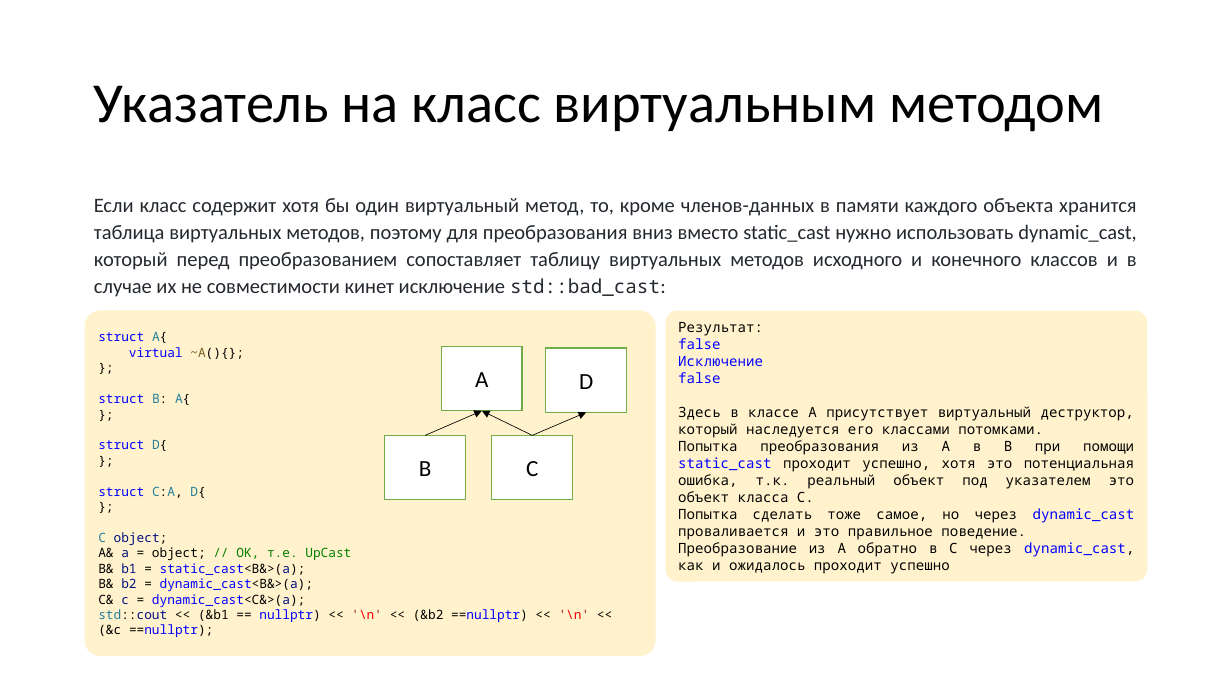
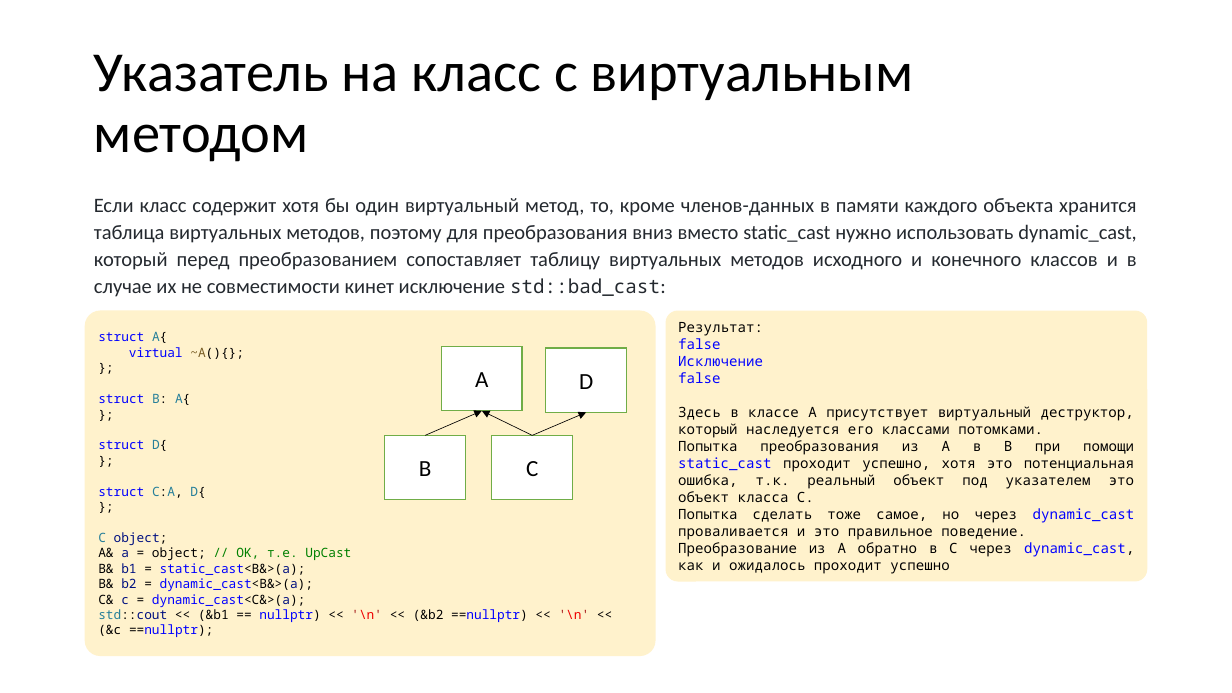
Before and after one commit to VladimirChabanov/alg_and_prog_2025, a slide deck: slide 100 of 01_lectures/lecture_09/presentation_cpp.pptx. Drawn at 1232x693 pixels with LibreOffice and Linux fonts; fonts in the diff are those of the drawing. Boxes give left, top, right and bottom in pixels: in the first picture for what was removed or moved away, otherwise in the second. Text is boxed around its words. In the diff, an @@ line names an element or a change of style, - is before the commit and + after.

```diff
--- a/01_lectures/lecture_09/presentation_cpp.pptx
+++ b/01_lectures/lecture_09/presentation_cpp.pptx
@@ title at <box>94,54,914,162</box>: text changed @@
-Указатель на класс виртуальным методом
+Указатель на класс с виртуальным методом
```
Also in this commit, not shown: 3 other slides changed, 2 other files.
